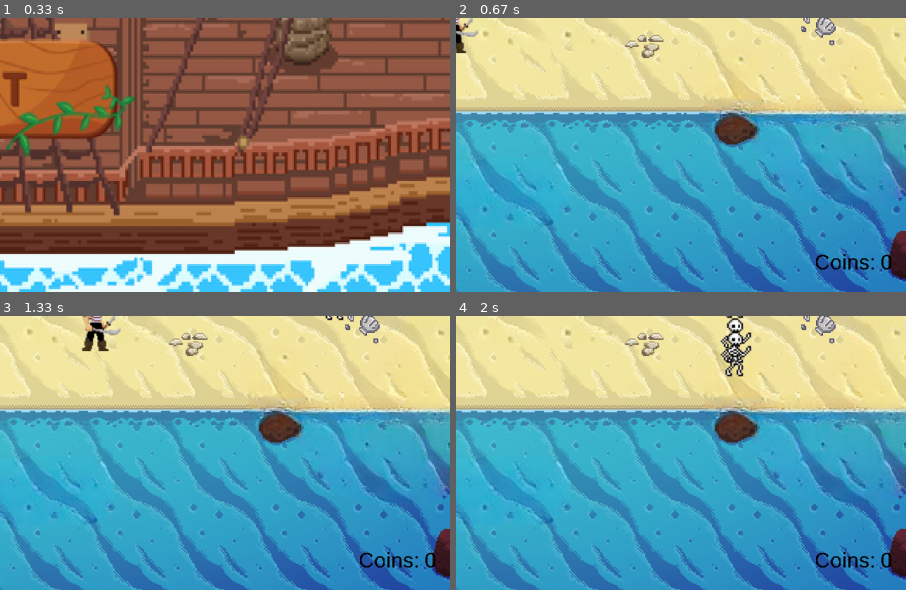
Above: before the commit, frames 1-4 (two rows, left to right).
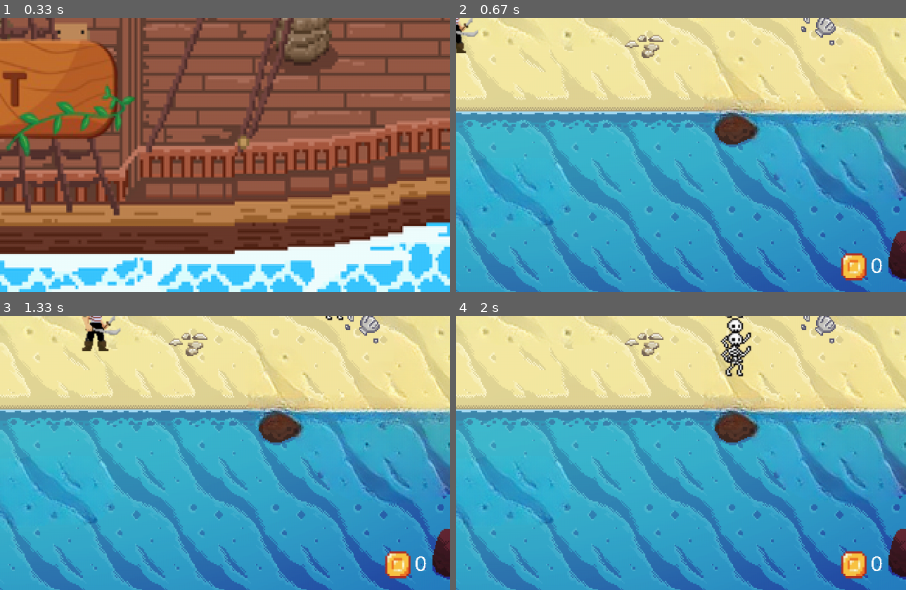
Above: after the commit, the same moments.

Repository: DasolLim/Pygame_Pirates
Game: pygame game, started from main.py
The game is run twice, just before and just after one commit, with the same random seed, the same clock (stepped at 60 frames per second) and the same inputs.
Inputs (mouse positions are % of the whole screen's width and height, from its top left):
- Up to frame 1 (0.33 s): no input
- Up to frame 2 (0.67 s): click (48, 37) at 0.38 s
- Up to frame 3 (1.33 s): hold Right 0.83-1.3 s
- Up to frame 4 (2 s): hold Up 1.33-1.63 s; hold Right from 1.67 s (still down)
The pictures show only the part of the screen within x 50-100%, y 50-100%; the shares and areas given below are measured in that part.

Frame 1 is identical in both runs. In frame 2, 0.8% of the frame differs, in the area x 80-97%, y 85-96%; in frame 3, 0.8%; in frame 4, 0.8%.

Commit message:
Adding Coin Img for coinCount implementation

Diff:
--- a/main.py
+++ b/main.py
@@ -28,6 +28,11 @@
 beachImg = pygame.transform.scale(beachImg, (1280, 780))
 beach_rect = beachImg.get_rect()
 
+# Initializing coin image for coin count
+coinImg = pygame.image.load('coin_100x94.png')
+coinImg = pygame.transform.scale(coinImg, (50,50))
+coin_rect = coinImg.get_rect()
+
 width = 395
 height = 135
 # start bound
@@ -56,9 +61,13 @@
 
 # Initializing font
 pygame.font.init()
-font = pygame.font.SysFont("Helvetica", 30)
+font = pygame.font.SysFont("arial", 30)
 # Initializing coin text
-coinCountText = font.render("Coins: "+ str(player_group.sprites()[0].coins), False, (0, 0, 0))
+coinCount = player_group.sprites()[0].coins
+coinCountText = font.render(str(coinCount), False, (255, 255, 255))
+# USE THESE 2 LINES TO INCREMENT coinCount and REDRAW THE COIN TEXT
+#coinCount += 1
+#coinCountText = font.render(str(coinCount), False, (255,255,255))
 
 # Creating Mob Sprite
 num_of_mobs = 5
@@ -73,7 +82,8 @@
 
     if not loadPlaying:
         # Draw the new updated text
-        screen.blit(coinCountText, (1150, 720))
+        screen.blit(coinCountText, (1230, 725))
+        screen.blit(coinImg, (1180, 720))
 
         # Draw player sprite on screen
         screen.blit(player_img, player_group.sprites()[0].rect)
